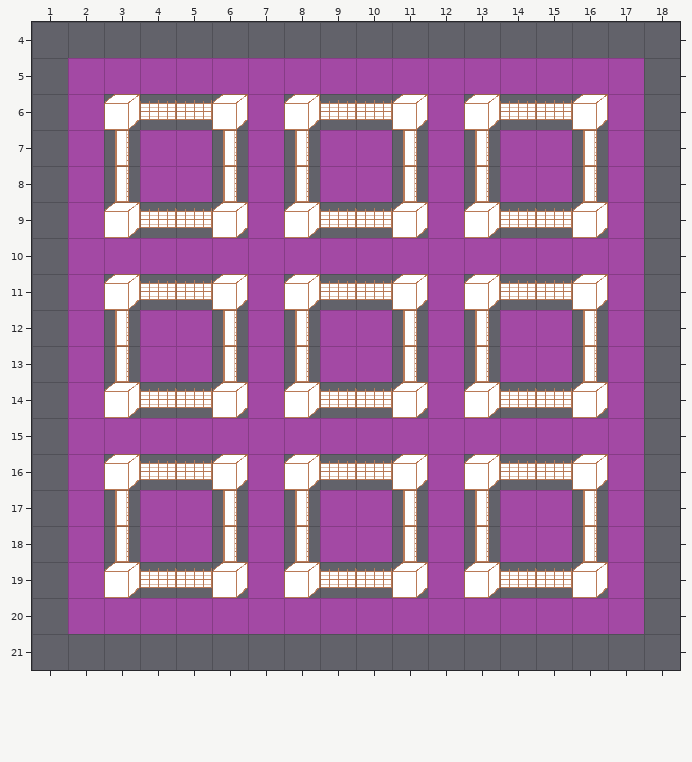
Tiled map, stored at WarOfLords/WarOfLords.Client.WP/Content/Maps/BattleTiledMapBg.tmx. Above is the file before it was changed.
Cells are 40x40 px. Shown: x 1..18, y 4..21.
And afterwards:
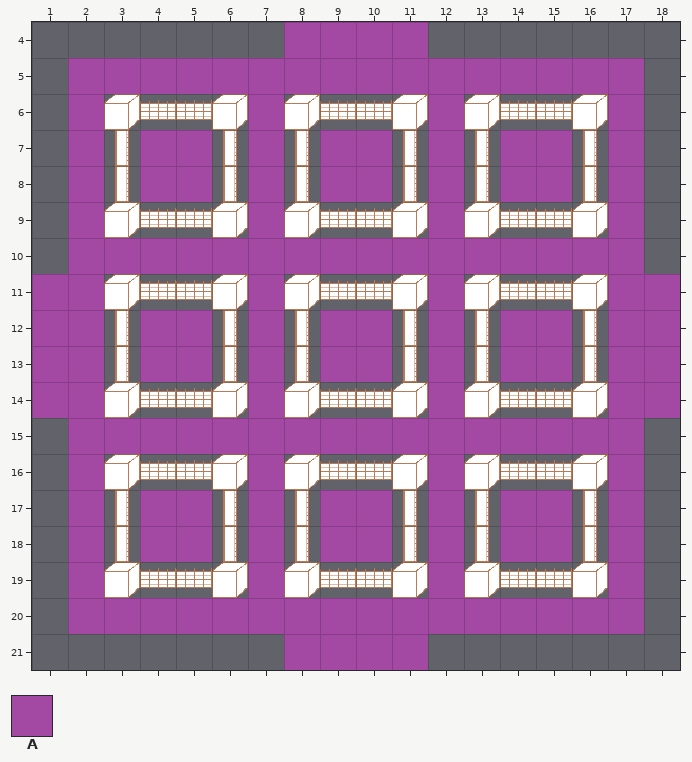
Key: from "tileset": A 0.
_ is an empty cell.
The edit:
Layer "background":
Tile A is added in row 4 at x 8 to 11; in rows 11 to 14 at x 1 and 18; in row 21 at x 8 to 11.
